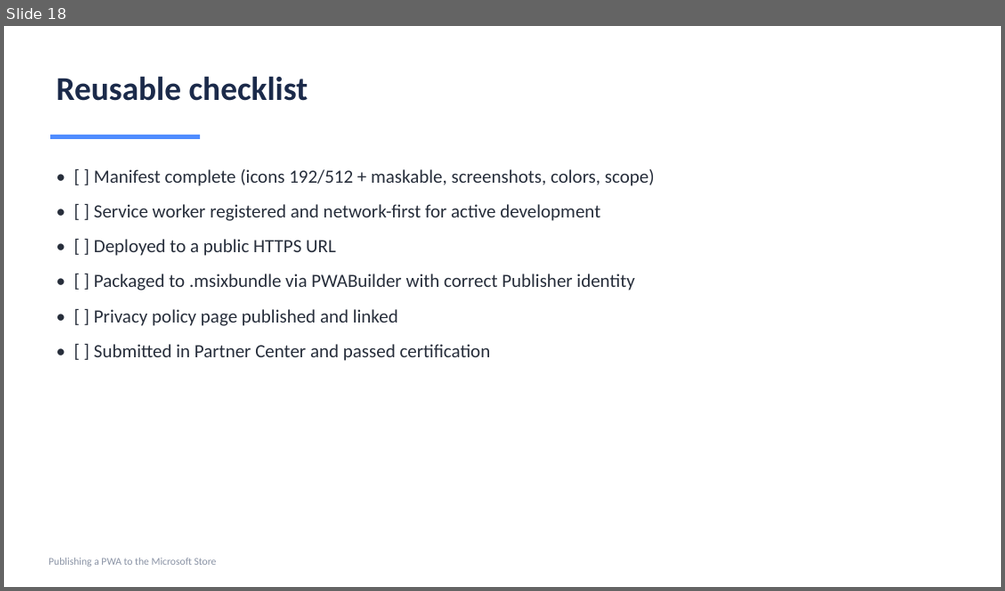
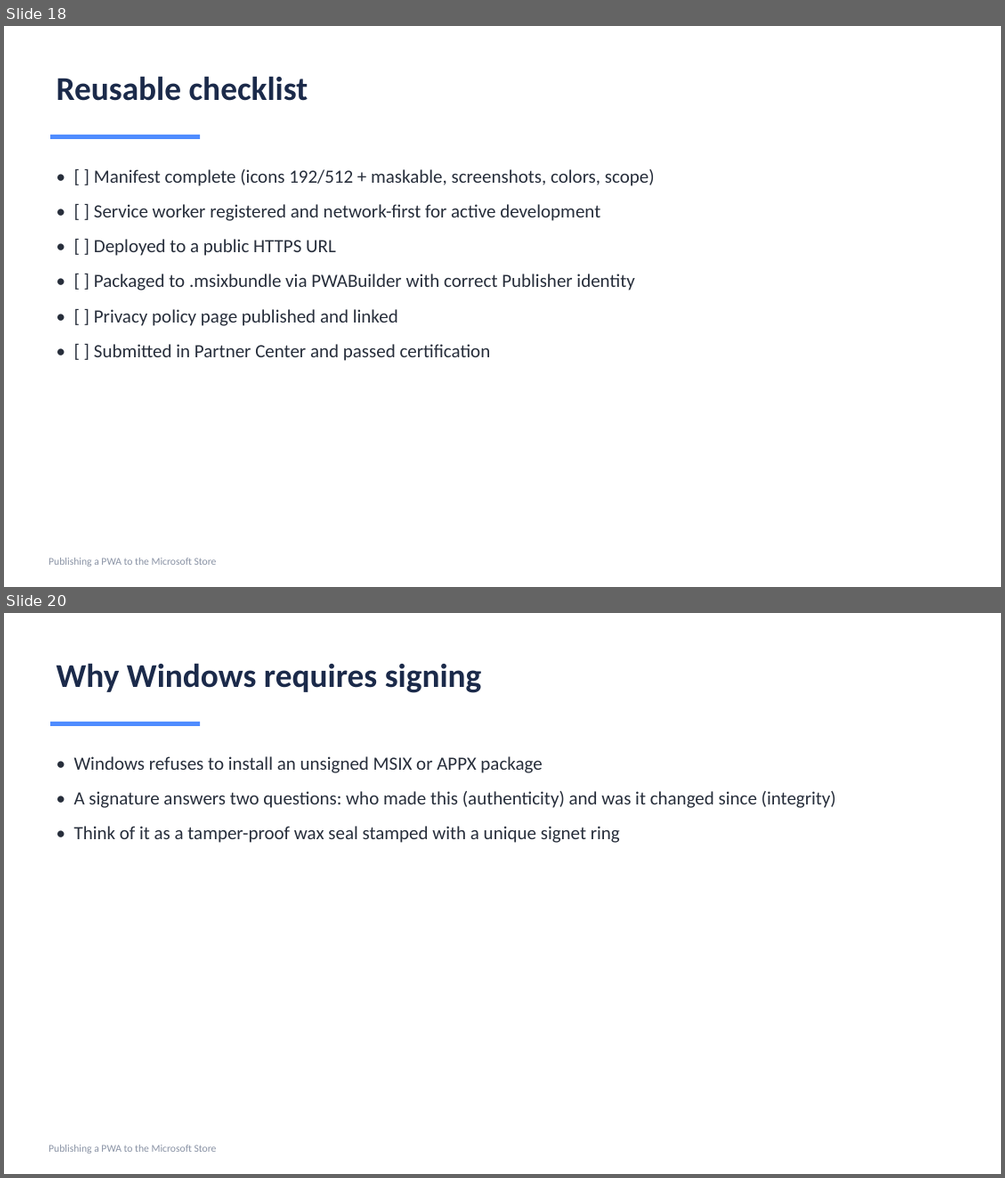
Before and after one commit to vijayatmicrosoft/number-tiles-pwa, a slide deck: Publishing-PWA-to-Microsoft-Store.pptx. Shown one above the other, each under a label of ours: slide 18 before the commit, slides 18 and 20 after it; the slides between them are not shown. The pictures are 1005x591 and 1005x1178 pixels, drawn with LibreOffice and Linux fonts; fonts in the diff are those of the drawing. Boxes give left, top, right and bottom in pixels: in the first picture for what was removed or moved away, otherwise in the second. Text is boxed around its words. In the diff, an @@ line names an element or a change of style, - is before the commit and + after.

Commit message:
Add Code Signing and Certificates section (divider + 5 slides)

```diff
--- a/Publishing-PWA-to-Microsoft-Store.pptx
+++ b/Publishing-PWA-to-Microsoft-Store.pptx
@@ slide 20 added at bbox=[4, 613, 1001, 1174], background #FFFFFF @@
@@ text added at bbox=[57, 663, 482, 693], 32 pt, text #1B2A4A, bold @@
+Why Windows requires signing
@@ rectangle added at bbox=[50, 722, 200, 726], fill #4F8CFF @@
@@ text added at bbox=[74, 756, 836, 843], 18 pt, text #272E3B @@
+• Windows refuses to install an unsigned MSIX or APPX package
+• A signature answers two questions: who made this (authenticity) and was it changed since (integrity)
+• Think of it as a tamper-proof wax seal stamped with a unique signet ring
@@ text added at bbox=[48, 1144, 217, 1153], 10 pt, text #8A93A5 @@
+Publishing a PWA to the Microsoft Store
```
Also in this commit, not shown: 5 other slides added, 1 other file.
